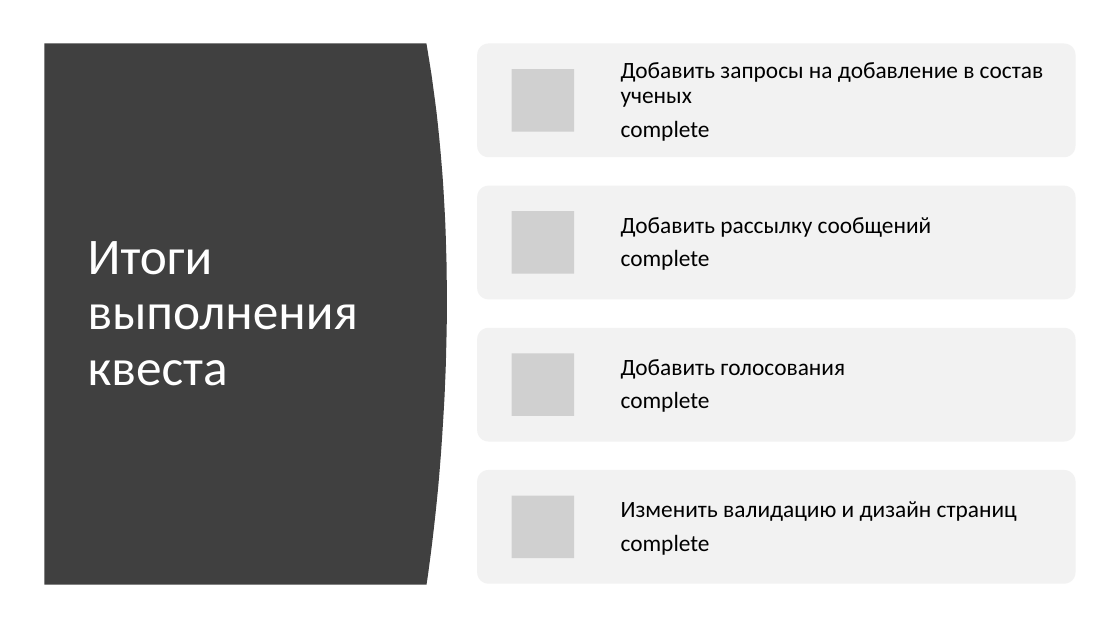
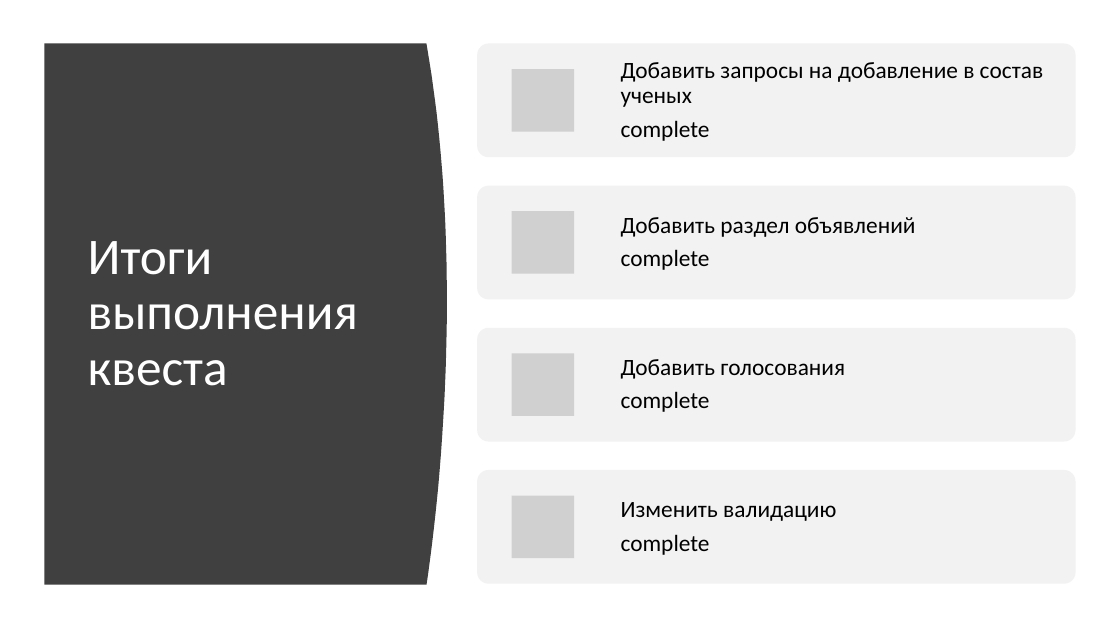
Before and after one commit to mirolyubovaalyona/SmuDvo, a slide deck: slide 9 of Презка для проiкта.pptx. Drawn at 1120x630 pixels with LibreOffice and Linux fonts; fonts in the diff are those of the drawing; grey boxes stand for pictures. Boxes give left, top, right and bottom in pixels: in the first picture for what was removed or moved away, otherwise in the second. Text is boxed around its words. In the diff, an @@ line names an element or a change of style, - is before the commit and + after.

```diff
--- a/Презка для проiкта.pptx
+++ b/Презка для проiкта.pptx
@@ text at (621, 217, 916, 237): text changed @@
-Добавить рассылку сообщений
+Добавить раздел объявлений
@@ text at (621, 502, 836, 521): text changed @@
-Изменить валидацию и дизайн страниц
+Изменить валидацию
```
Also in this commit, not shown: 1 other slide changed.
